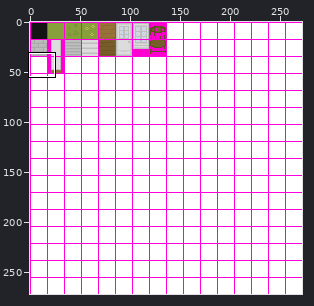
Edited in one commit: sprite sheet (res/Sheet1.png). Above, an overview of the earlier version with the close-up marked.
Close-up. Before the edit:
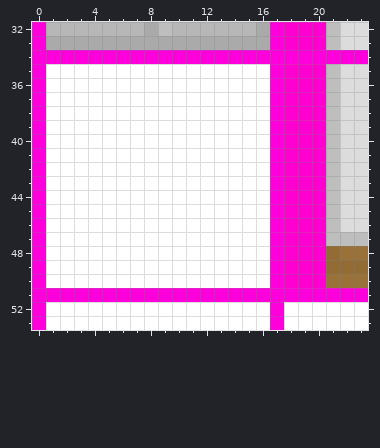
The file is 272x272 pixels. Colours within 5 levels of each other are drawn and written as one. Shown: x 0..23, y 32..53. The commit also changed other parts of the picture, which this record leaves out.
The same view after the edit:
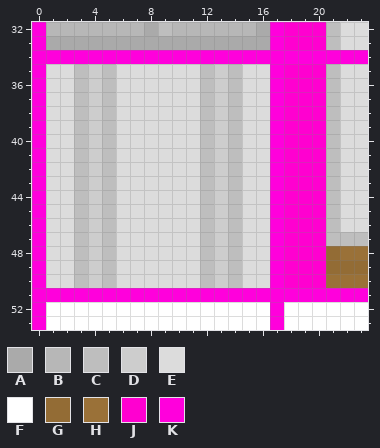
Palette (. is transparent): A #aaaaaa  B #b7b7b7  C #bebebe  D #cdcdcd  E #dcdcdc  F #ffffff  G #936c35  H #9a7138  J #ff00d0  K #ff00dc
What changed:
Changed rows in their new state; - is an unchanged pixel.
first column x 1:
35 EECDCEEEEEECDCEE
36 EECDCEEEEEECDCEE
37 EECDCEEEEEECDCEE
38 EECDCEEEEEECDCEE
39 EECDCEEEEEECDCEE
40 EECDCEEEEEECDCEE
41 EECDCEEEEEECDCEE
42 EECDCEEEEEECDCEE
43 EECDCEEEEEECDCEE
44 EECDCEEEEEECDCEE
45 EECDCEEEEEECDCEE
46 EECDCEEEEEECDCEE
47 EECDCEEEEEECDCEE
48 EECDCEEEEEECDCEE
49 EECDCEEEEEECDCEE
50 EECDCEEEEEECDCEE
Pixel boxes of the changes (left, top, right, bottom) in both close-ups:
changed: (46, 64, 270, 288)
